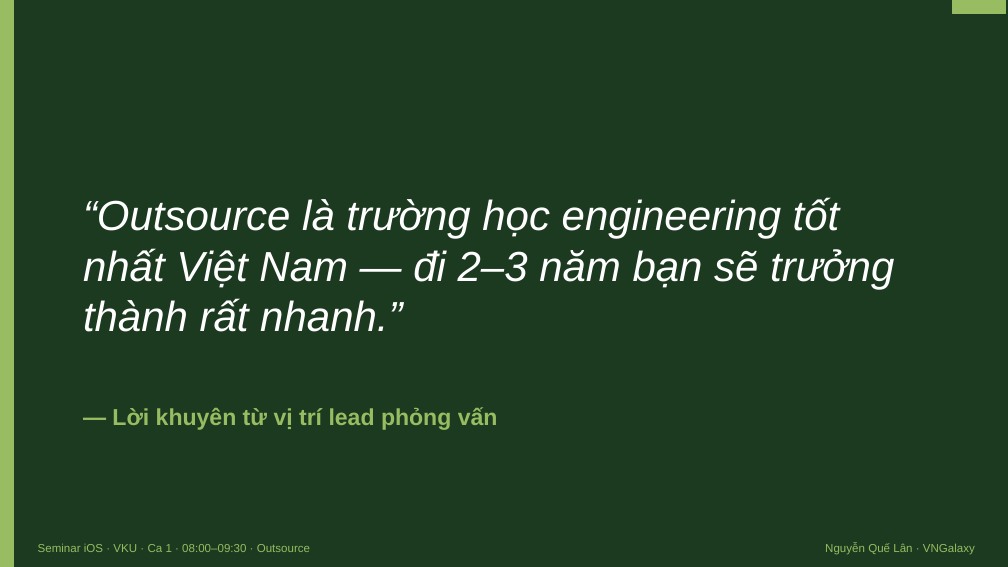
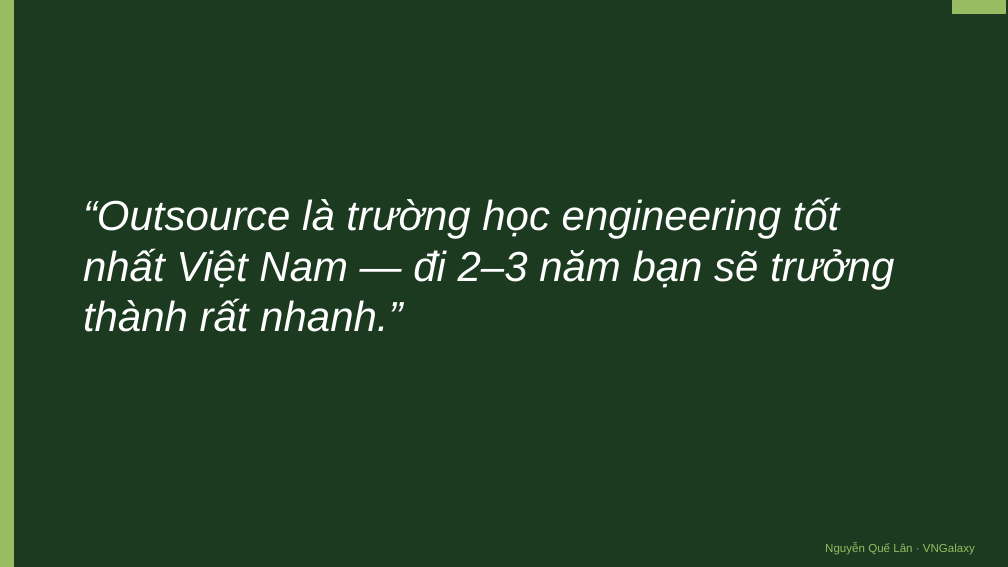
Before and after one commit to lantuyan/vku-semini-01, a slide deck: slide 26 of seminar-ios-vku-ca1.pptx. Drawn at 1008x567 pixels with LibreOffice and Linux fonts; fonts in the diff are those of the drawing. Boxes give left, top, right and bottom in pixels: in the first picture for what was removed or moved away, otherwise in the second. Text is boxed around its words. In the diff, an @@ line names an element or a change of style, - is before the commit and + after.

```diff
--- a/seminar-ios-vku-ca1.pptx
+++ b/seminar-ios-vku-ca1.pptx
@@ text removed at box(112, 407, 498, 430) @@
-— Lời khuyên từ vị trí lead phỏng vấn
@@ text removed at box(38, 543, 310, 552) @@
-Seminar iOS · VKU · Ca 1 · 08:00–09:30 · Outsource
```
Also in this commit, not shown: 15 other slides changed, 13 slides added, 13 slides removed, 8 other files.
